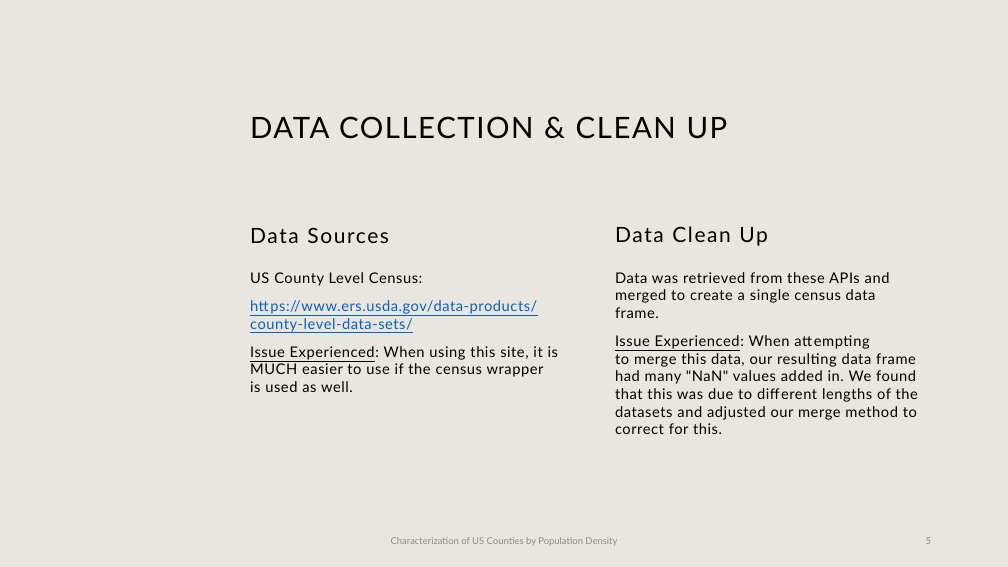
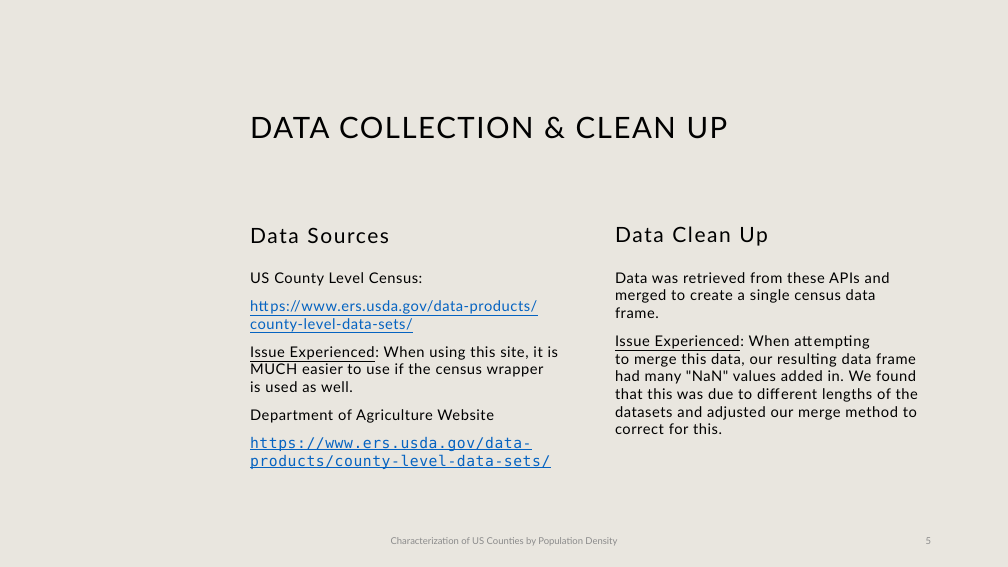
Before and after one commit to Morgen-Henry/Project-1, a slide deck: slide 5 of Population Density Relationship Analysis.pptx. Drawn at 1008x567 pixels with LibreOffice and Linux fonts; fonts in the diff are those of the drawing; background and template pictures are left out. Boxes give left, top, right and bottom in pixels: in the first picture for what was removed or moved away, otherwise in the second. Text is boxed around its words. In the diff, an @@ line names an element or a change of style, - is before the commit and + after.

Commit message:
updated data collection and cleanup slide

```diff
--- a/Population Density Relationship Analysis.pptx
+++ b/Population Density Relationship Analysis.pptx
@@ text at [250, 409, 550, 469]: paragraphs added @@
+Department of Agriculture Website
+https://www.ers.usda.gov/data-products/county-level-data-sets/
```
